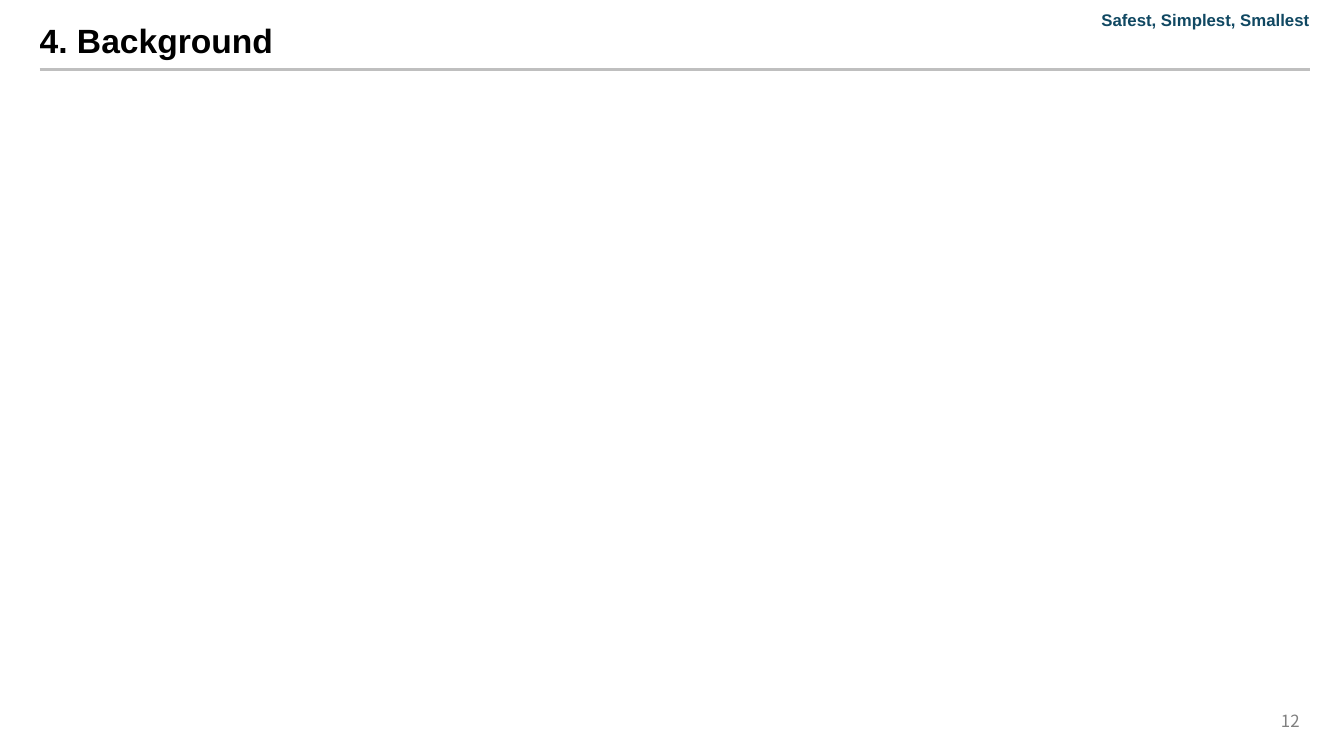
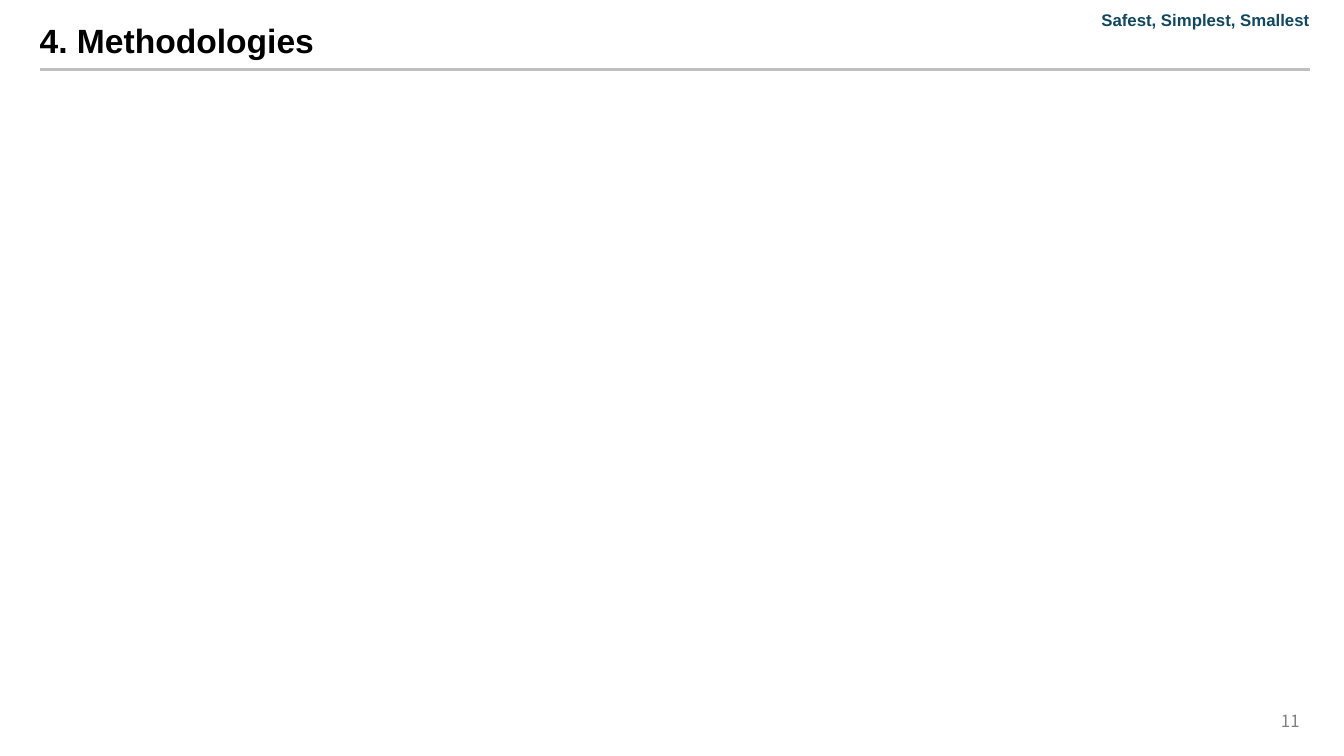
Before and after one commit to Jeong97/Practice_with_paper_data_sets, a slide deck: slide 11 of A comparative study of different features extracted from EIS in SoH for LIB/A comparative study of different features extracted from EIS in SoH for LIB-V00.01-241106.pptx (slide 12 before the commit). Drawn at 1344x756 pixels with LibreOffice and Linux fonts; fonts in the diff are those of the drawing; grey boxes stand for pictures; background and template pictures are left out. Boxes give left, top, right and bottom in pixels: in the first picture for what was removed or moved away, otherwise in the second. Text is boxed around its words. In the diff, an @@ line names an element or a change of style, - is before the commit and + after.

```diff
--- a/A comparative study of different features extracted from EIS in SoH for LIB/A comparative study of different features extracted from EIS in SoH for LIB-V00.01-241106.pptx
+++ b/A comparative study of different features extracted from EIS in SoH for LIB/A comparative study of different features extracted from EIS in SoH for LIB-V00.01-241106.pptx
@@ title at [40, 28, 314, 60]: text changed @@
-4. Background
+4. Methodologies
@@ page number at [1281, 715, 1300, 727]: text changed @@
-12
+11
```
Also in this commit, not shown: 6 other slides changed, 5 slides added, 17 slides removed, 1 other file.
